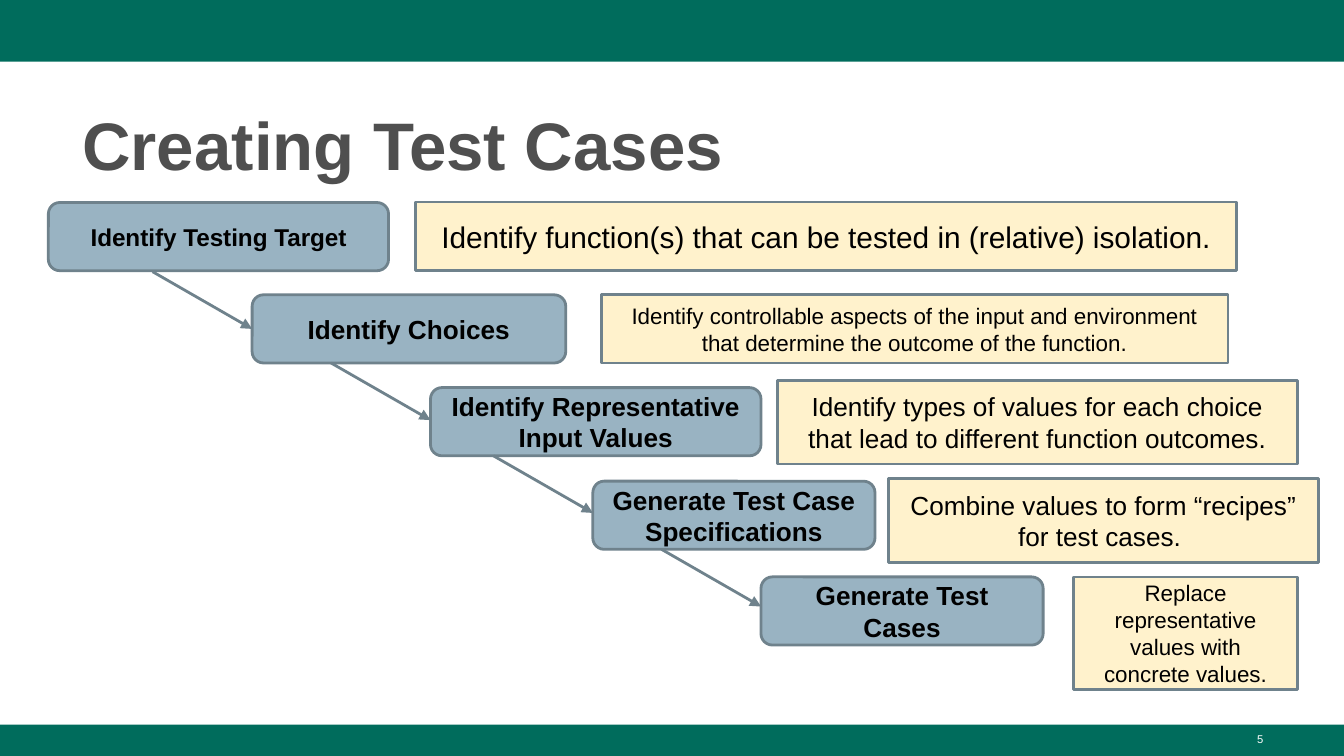
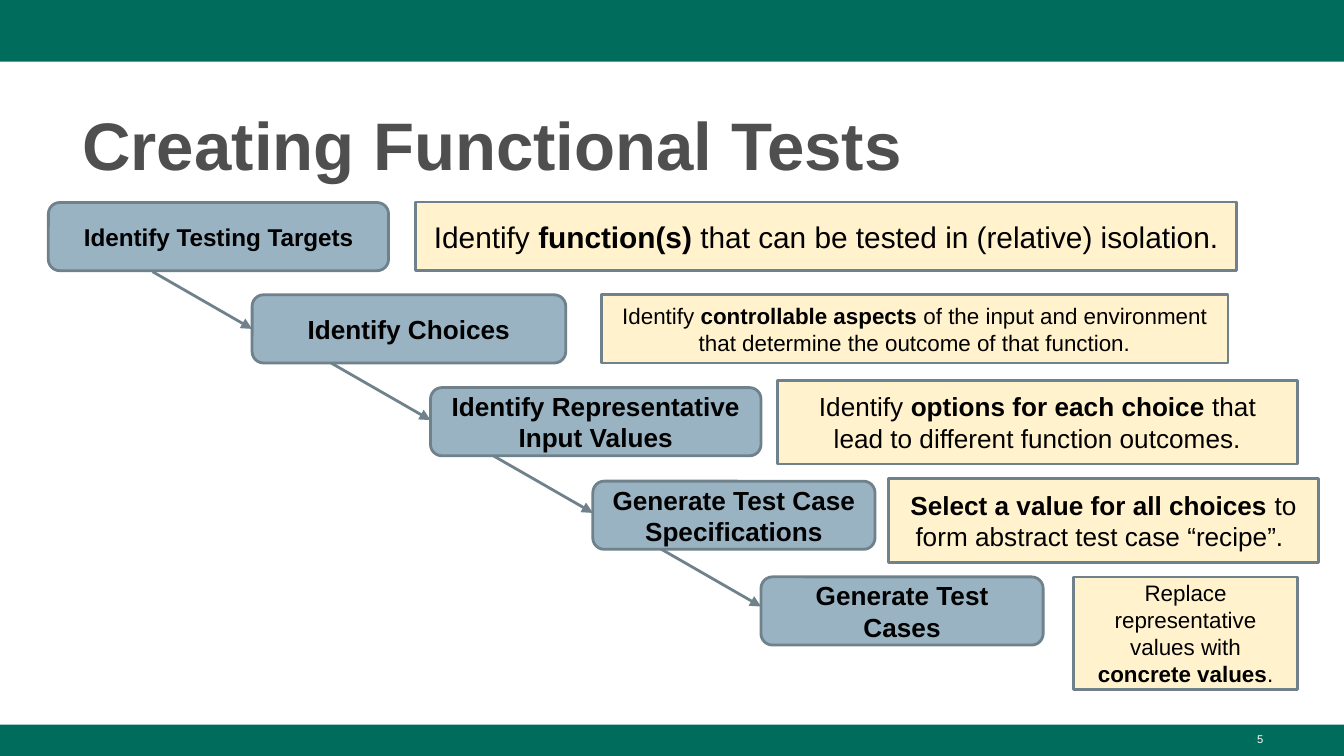
Before and after one commit to Greg4cr/Greg4cr.github.io, a slide deck: slide 5 of courses/spring25dit636/Lectures/Spring25-Exercise2-TestDesign.pptx. Drawn at 1344x756 pixels with LibreOffice and Linux fonts; fonts in the diff are those of the drawing; background and template pictures are left out. Boxes give left, top, right and bottom in pixels: in the first picture for what was removed or moved away, otherwise in the second. Text is boxed around its words. In the diff, an @@ line names an element or a change of style, - is before the commit and + after.

```diff
--- a/courses/spring25dit636/Lectures/Spring25-Exercise2-TestDesign.pptx
+++ b/courses/spring25dit636/Lectures/Spring25-Exercise2-TestDesign.pptx
@@ title at (82,121,901,183): text changed @@
-Creating Test Cases
+Creating Functional Tests
@@ rectangle "Identify function(s) that can be ..." at (415,202,1236,270): bold on in "function(s)" @@
@@ text in rounded rectangle at (84,228,354,251): text changed @@
-Identify Testing Target
+Identify Testing Targets
@@ text in rectangle at (622,307,1207,352): text changed @@
-Identify controllable aspects of the input and environment that determine the outcome of the function.
+Identify controllable aspects of the input and environment that determine the outcome of that function.
@@ text in rectangle at (819,397,1256,449): text changed @@
-Identify types of values for each choice that lead to different function outcomes.
+Identify options for each choice that lead to different function outcomes.
@@ text in rectangle at (910,496,1297,552): text changed @@
-Combine values to form “recipes” for test cases.
+Select a value for all choices to form abstract test case “recipe”.
@@ rectangle "Replace representative values with concrete ..." at (1074,577,1297,689): bold on in "concrete values." @@
```
Also in this commit, not shown: 4 other files.
